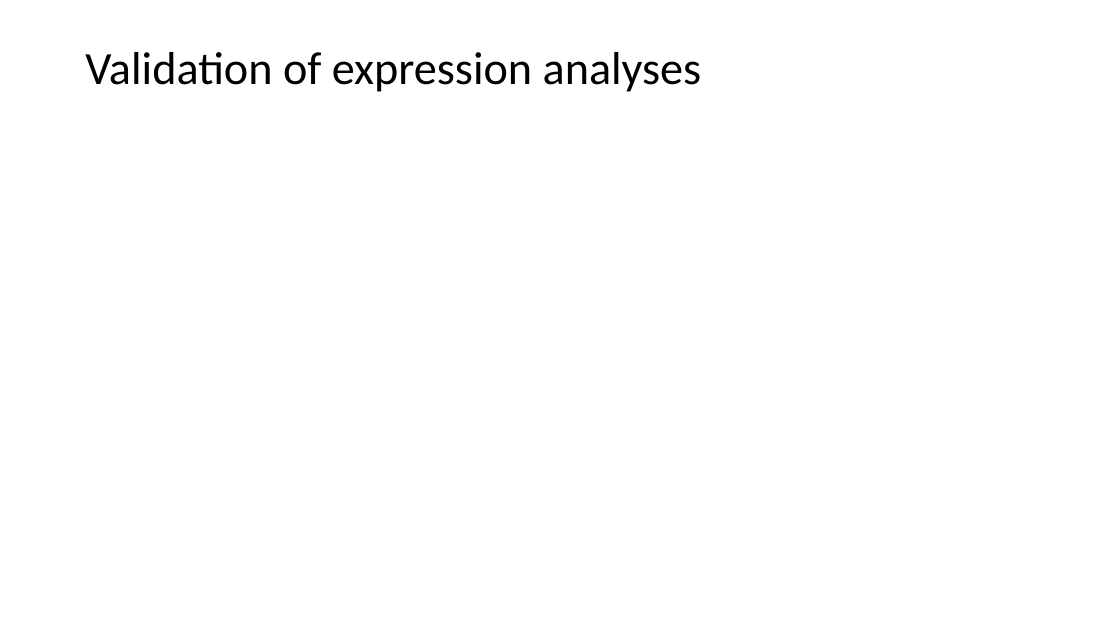
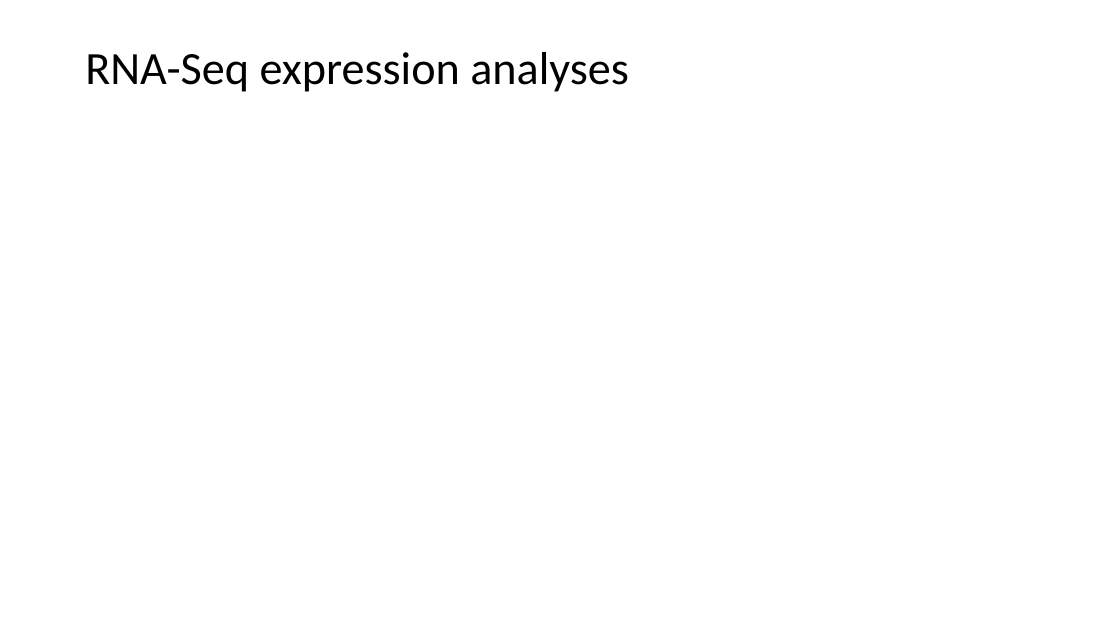
Before and after one commit to angelbee2018/2019_hmsc_tert4_OB_spliceome, a slide deck: slide 5 of project_files/presentations/multiomic_rnaseq_psi_results_presentation_part3.pptx. Drawn at 1120x630 pixels with LibreOffice and Linux fonts; fonts in the diff are those of the drawing; grey boxes stand for pictures. Boxes give left, top, right and bottom in pixels: in the first picture for what was removed or moved away, otherwise in the second. Text is boxed around its words. In the diff, an @@ line names an element or a change of style, - is before the commit and + after.

```diff
--- a/project_files/presentations/multiomic_rnaseq_psi_results_presentation_part3.pptx
+++ b/project_files/presentations/multiomic_rnaseq_psi_results_presentation_part3.pptx
@@ title at (85,52,629,92): text changed @@
-Validation of expression analyses
+RNA-Seq expression analyses
```
Also in this commit, not shown: 2 other slides changed, 1 slide added, 4 other files.
